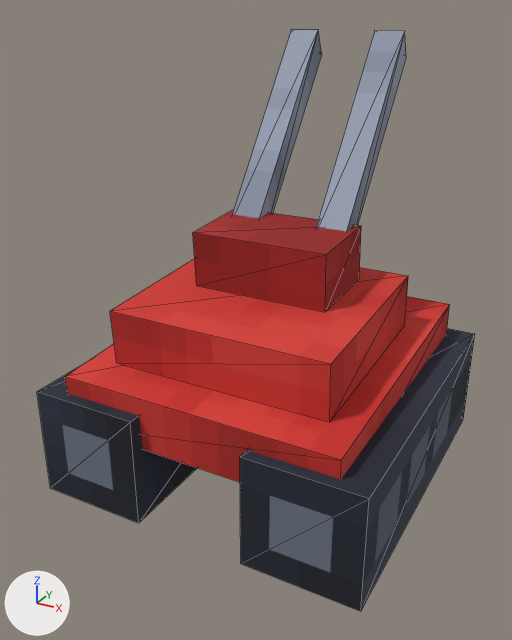
Two versions of the glTF model public/assets/models/units/antiair_red.glb, one commit apart.
Camera for both pictures: a camera (50 mm lens) standing at (0.675, -1.314, 1.0) and looking at (-0.053, 0.01, 0.338). Lighting does not change. The marker at lower left points along +X, +Y and +Z. The picture after the commit comes second. Mesh edges are drawn as thin lines.

Script lines for the objects in view, before the commit:
```python
me_barrel_rigid_batch = bpy.data.meshes.new('barrel rigid batch')
me_barrel_rigid_batch.from_pydata(...)  # 16 vertices, 24 faces; spans x -0.125..0.125, y -0.018..0.53, z -0.026..0.384
me_barrel_rigid_batch.materials.append(mat_paint)  # picture img_paint
me_chassis_rigid_batch = bpy.data.meshes.new('chassis rigid batch')
me_chassis_rigid_batch.from_pydata(...)  # a box spanning x -0.375..-0.125, y -0.375..0.375, z -0.125..0.125; a box spanning x 0.125..0.375, y -0.375..0.375, z -0.125..0.125
me_chassis_rigid_batch.materials.append(mat_paint)  # picture img_paint
me_hull_rigid_batch = bpy.data.meshes.new('hull rigid batch')
me_hull_rigid_batch.from_pydata(...)  # a box spanning x -0.312..0.312, y -0.344..0.344, z 0.0..0.125
me_hull_rigid_batch.materials.append(mat_paint)  # picture img_paint
me_turret_rigid_batch = bpy.data.meshes.new('turret rigid batch')
me_turret_rigid_batch.from_pydata(...)  # 16 vertices, 22 faces; spans x -0.25..0.25, y -0.219..0.219, z 0.0..0.25
me_turret_rigid_batch.materials.append(mat_paint)  # picture img_paint
ob_barrel = bpy.data.objects.new('barrel', me_barrel_rigid_batch)
ob_barrel.parent = ob_turret
ob_barrel.location = (0.0, 0.0938, 0.188)
ob_barrel.scale = (1.12, 0.667, 1.12)
ob_chassis = bpy.data.objects.new('chassis', me_chassis_rigid_batch)
ob_chassis.parent = ob_root
ob_chassis.location = (0.0, 0.0, 0.125)
ob_hull = bpy.data.objects.new('hull', me_hull_rigid_batch)
ob_hull.parent = ob_root
ob_hull.location = (0.0, 0.0, 0.188)
ob_hull.rotation_euler = (0.0606, 0.0, 0.0)  # degrees (3.5, 0, 0)
ob_turret = bpy.data.objects.new('turret', me_turret_rigid_batch)
ob_turret.parent = ob_hull
ob_turret.location = (0.0, -0.0312, 0.125)
```
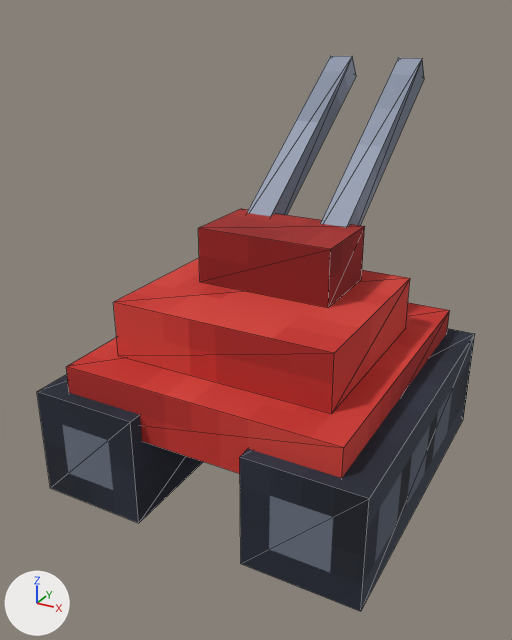
The edits, one by one:
Picture 'look' (img_look) is new.
Material 'look' (mat_look) is new.
Its texture is img_look.
Its roughness is 1.0.
me_chassis_rigid_batch has 16 vertices, 24 faces and spans x -0.375..0.375, y -0.375..0.375, z -0.125..0.125.
me_chassis_rigid_batch no longer uses material mat_paint (picture img_paint).
me_chassis_rigid_batch gains material mat_look (picture img_look).
me_hull_rigid_batch has 8 vertices, 12 faces and spans x -0.312..0.312, y -0.344..0.344, z 0.0..0.125.
me_hull_rigid_batch no longer uses material mat_paint (picture img_paint).
me_hull_rigid_batch gains material mat_look (picture img_look).
me_turret_rigid_batch has 16 vertices, 22 faces and spans x -0.25..0.25, y -0.219..0.219, z 0.0..0.25.
me_turret_rigid_batch no longer uses material mat_paint (picture img_paint).
me_turret_rigid_batch gains material mat_look (picture img_look).
me_barrel_rigid_batch has 16 vertices, 24 faces and spans x -0.125..0.125, y -0.018..0.53, z -0.026..0.384.
me_barrel_rigid_batch no longer uses material mat_paint (picture img_paint).
me_barrel_rigid_batch gains material mat_look (picture img_look).
Object 'hull' (ob_hull) turns from (3.5, 0, 0) to (0.1, 0, 0) degrees about x, y and z.
Object 'barrel' (ob_barrel) is rescaled from (1.12, 0.667, 1.12) to (1.0, 1.0, 1.0).

Changed parts and their boxes [x1, y1, x2, y2] in the pictures (512 x 640 px):
'turret', recoloured, turned: before [110, 210, 408, 422]; after [113, 209, 410, 414]
'chassis', recoloured: [46, 328, 475, 522] in both
'hull', turned, recoloured: before [65, 296, 450, 482]; after [66, 303, 450, 478]
'barrel', turned, rescaled, recoloured: before [233, 29, 406, 231]; after [247, 56, 424, 227]
